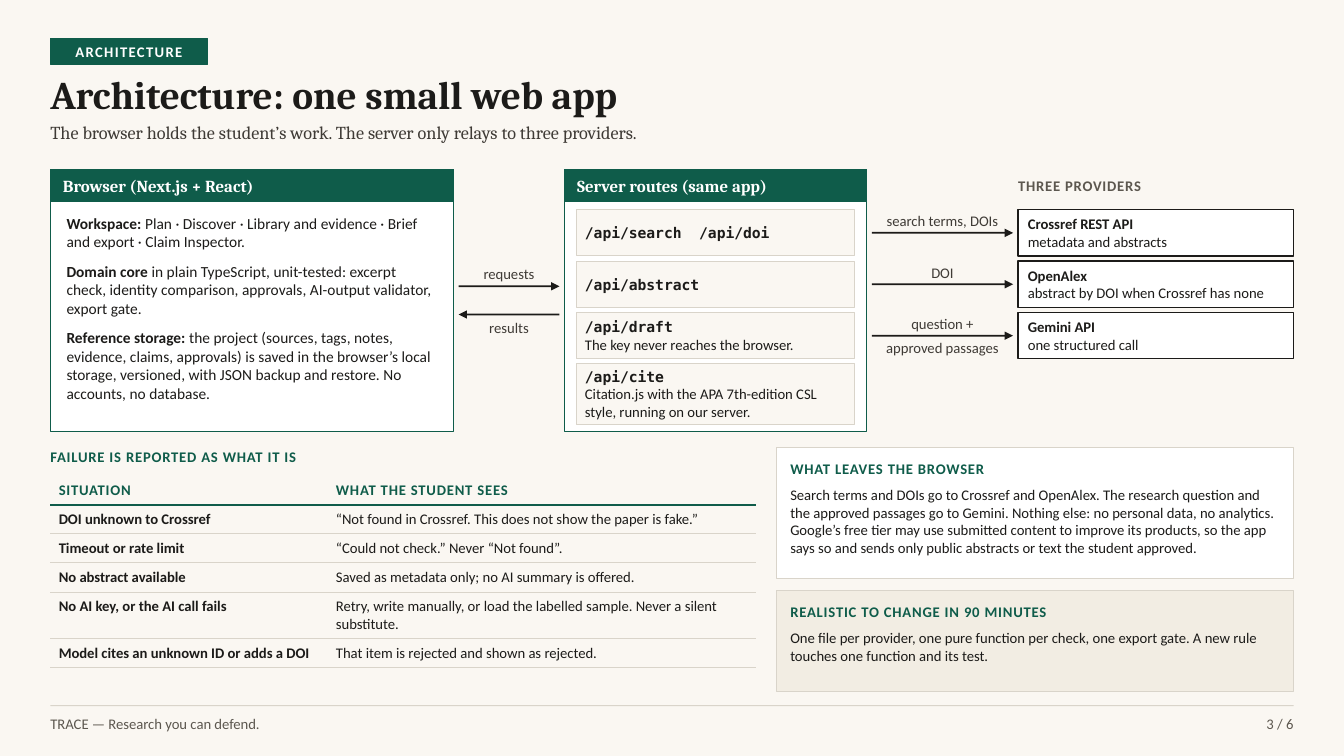
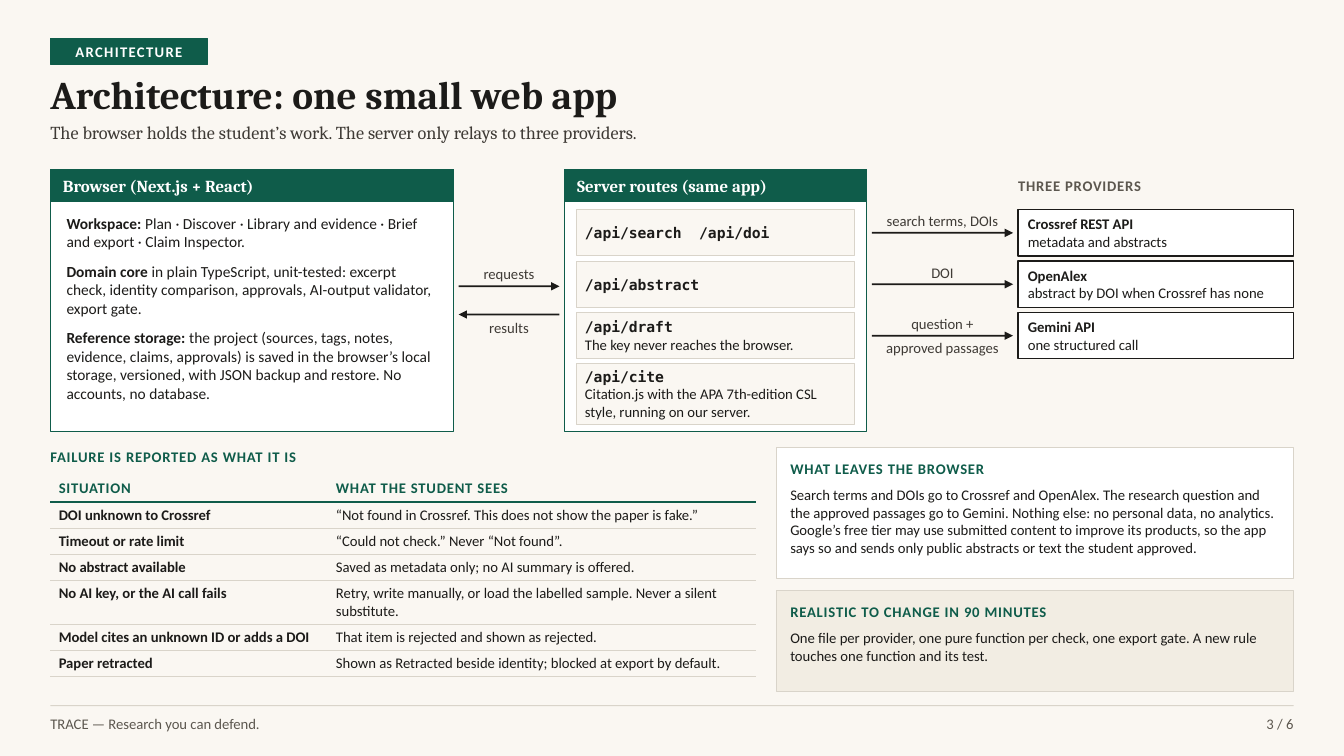
Before and after one commit to mercydeez/trace-hackathon, a slide deck: slide 3 of submissions/phase-1-deck.pptx. Drawn at 1344x756 pixels with LibreOffice and Linux fonts; fonts in the diff are those of the drawing. Boxes give left, top, right and bottom in pixels: in the first picture for what was removed or moved away, otherwise in the second. Text is boxed around its words. In the diff, an @@ line names an element or a change of style, - is before the commit and + after.

```diff
--- a/submissions/phase-1-deck.pptx
+++ b/submissions/phase-1-deck.pptx
@@ table at bbox=[50, 476, 756, 675] @@
+row 7: Paper retracted | Shown as Retracted beside identity; blocked at export by default.
```
Also in this commit, not shown: 4 other slides changed, 2 other files.
